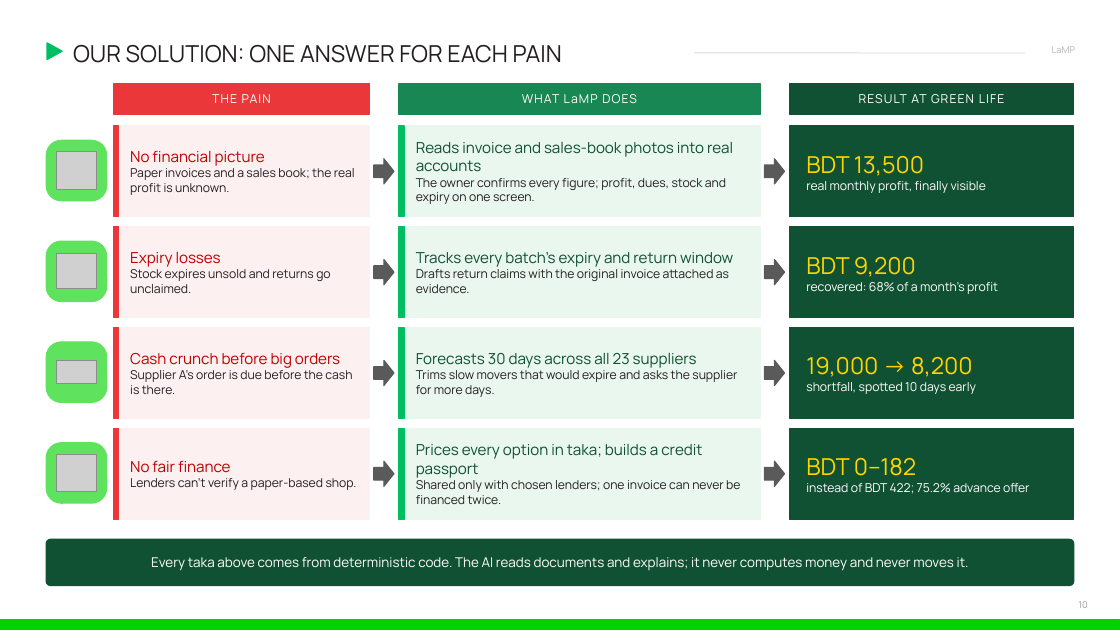
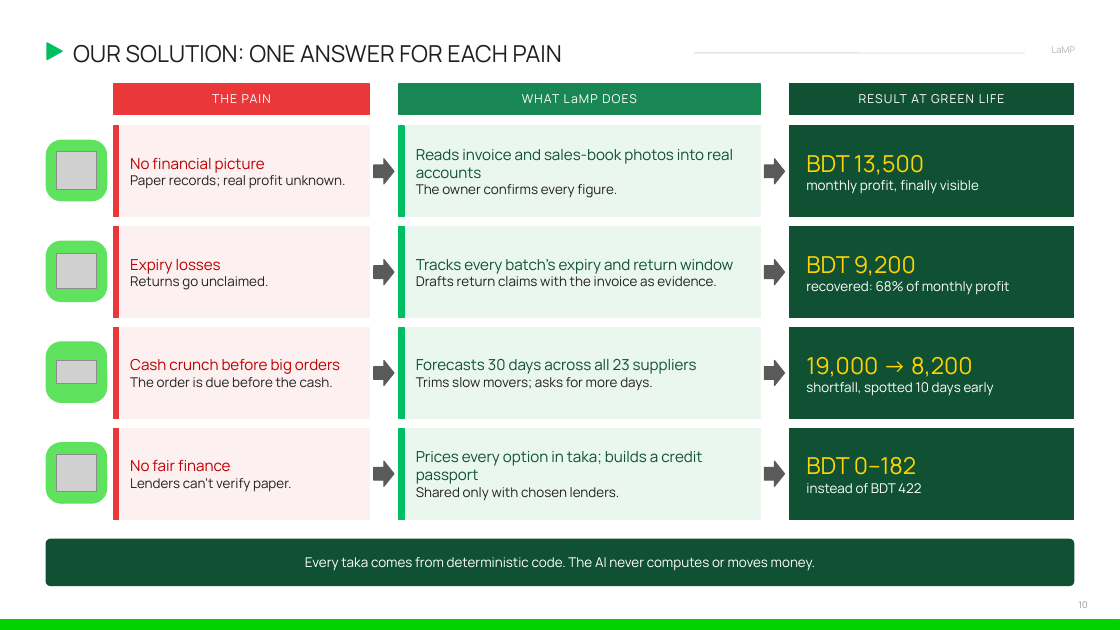
Before and after one commit to ishmam259/lamp-copilot, a slide deck: slide 10 of deck/LaMP-Copilot.pptx. Drawn at 1120x630 pixels with LibreOffice and Linux fonts; fonts in the diff are those of the drawing; grey boxes stand for pictures. Boxes give left, top, right and bottom in pixels: in the first picture for what was removed or moved away, otherwise in the second. Text is boxed around its words. In the diff, an @@ line names an element or a change of style, - is before the commit and + after.

Commit message:
deck: cut wordy slides by about a third, larger text, full team names

```diff
--- a/deck/LaMP-Copilot.pptx
+++ b/deck/LaMP-Copilot.pptx
@@ text at bbox=[130, 172, 346, 189]: text changed; size 10.5 to 11.5 pt @@
-Paper invoices and a sales book; the real profit is unknown.
+Paper records; real profit unknown.
@@ text at bbox=[416, 184, 617, 198]: text changed; size 10.5 to 11.5 pt @@
-The owner confirms every figure; profit, dues, stock and expiry on one screen.
+The owner confirms every figure.
@@ text at bbox=[806, 180, 979, 194]: text changed; size 10.5 to 11.5 pt @@
-real monthly profit, finally visible
+monthly profit, finally visible
@@ text at bbox=[130, 273, 268, 290]: text changed; size 10.5 to 11.5 pt @@
-Stock expires unsold and returns go unclaimed.
+Returns go unclaimed.
@@ text at bbox=[416, 273, 716, 286]: text changed; size 10.5 to 11.5 pt @@
-Drafts return claims with the original invoice attached as evidence.
+Drafts return claims with the invoice as evidence.
@@ text at bbox=[806, 281, 1009, 295]: text changed; size 10.5 to 11.5 pt @@
-recovered: 68% of a month's profit
+recovered: 68% of monthly profit
@@ text at bbox=[130, 377, 333, 387]: text changed; size 10.5 to 11.5 pt @@
-Supplier A's order is due before the cash is there.
+The order is due before the cash.
@@ text at bbox=[416, 377, 653, 390]: text changed; size 10.5 to 11.5 pt @@
-Trims slow movers that would expire and asks the supplier for more days.
+Trims slow movers; asks for more days.
@@ text at bbox=[806, 382, 994, 396]: size 10.5 to 11.5 pt in "shortfall, spotted 10 days early" @@
@@ text at bbox=[130, 478, 291, 492]: text changed; size 10.5 to 11.5 pt @@
-Lenders can't verify a paper-based shop.
+Lenders can't verify paper.
@@ text at bbox=[416, 487, 620, 500]: text changed; size 10.5 to 11.5 pt @@
-Shared only with chosen lenders; one invoice can never be financed twice.
+Shared only with chosen lenders.
@@ text at bbox=[806, 483, 921, 493]: text changed; size 10.5 to 11.5 pt @@
-instead of BDT 422; 75.2% advance offer
+instead of BDT 422
@@ text at bbox=[305, 557, 815, 571]: text changed @@
-Every taka above comes from deterministic code. The AI reads documents and explains; it never computes money and never moves it.
+Every taka comes from deterministic code. The AI never computes or moves money.
```
Also in this commit, not shown: 21 other slides changed, 2 other files.
